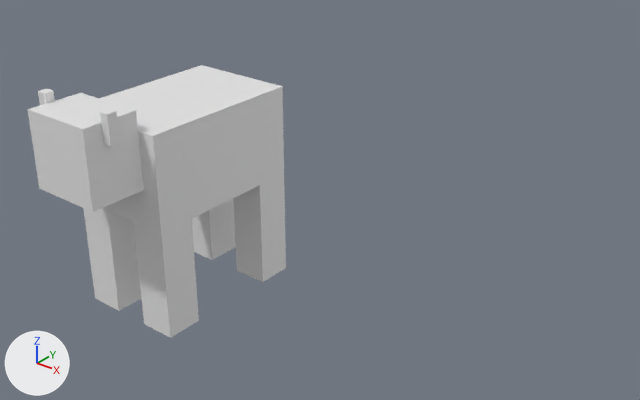
Before and after pictures for a commit that changed the Blender file Resources/Mesh/Cow.blend.
Both versions are drawn from a 50 mm lens placed at (1.646, -1.478, 1.014), pointed at (0.167, 0.37, -0.132). Arrows for +X, +Y and +Z are at lower left; the lights stay in place. Materials are left out; every surface is plain grey.

The older version as bpy lines, for what is in view:
```python
me_mesh_003 = bpy.data.meshes.new('Mesh.003')
me_mesh_003.from_pydata(...)  # a box spanning x -4.0..4.0, y -15.0..-9.0, z 4.0..12.0
me_mesh_003.materials.append(mat_texturematerial)
me_mesh_007 = bpy.data.meshes.new('Mesh.007')
me_mesh_007.from_pydata(...)  # a box spanning x 2.0..6.0, y -9.0..-5.0, z -12.0..0.0
me_mesh_007.materials.append(mat_texturematerial)
me_mesh_009 = bpy.data.meshes.new('Mesh.009')
me_mesh_009.from_pydata(...)  # a box spanning x 2.0..6.0, y 5.0..9.0, z -12.0..0.0
me_mesh_009.materials.append(mat_texturematerial)
ob_backrightleg = bpy.data.objects.new('BackRightLeg', me_mesh_009)
ob_backrightleg.parent = ob_cow_body
ob_backrightleg.matrix_parent_inverse = Matrix(((39.37, 0.0, 0.0, 0.0), (0.0, 39.37, 0.0, 0.0), (0.0, 0.0, 39.37, 0.0), (0.0, 0.0, 0.0, 1.0)))
ob_backrightleg.location = (0.0, 0.0, 0.0)
ob_backrightleg.scale = (0.0254, 0.0254, 0.0254)
ob_frontrightleg = bpy.data.objects.new('FrontRightLeg', me_mesh_007)
ob_frontrightleg.parent = ob_cow_body
ob_frontrightleg.matrix_parent_inverse = Matrix(((39.37, 0.0, 0.0, 0.0), (0.0, 39.37, 0.0, 0.0), (0.0, 0.0, 39.37, 0.0), (0.0, 0.0, 0.0, 1.0)))
ob_frontrightleg.location = (0.0, 0.0, 0.0)
ob_frontrightleg.scale = (0.0254, 0.0254, 0.0254)
ob_head = bpy.data.objects.new('Head', me_mesh_003)
ob_head.parent = ob_cow_body
ob_head.matrix_parent_inverse = Matrix(((39.37, 0.0, 0.0, 0.0), (0.0, 39.37, 0.0, 0.0), (0.0, 0.0, 39.37, 0.0), (0.0, 0.0, 0.0, 1.0)))
ob_head.location = (0.0, 0.0, 0.0)
ob_head.scale = (0.0254, 0.0254, 0.0254)
# also in view: 'BackLeftLeg' at (-0.102, 0.178, -0.152); 'Cow-Body' at (0.0, 0.0, 0.127); 'FrontLeftLeg' at (-0.102, -0.178, -0.152); 'RightEar' at (0.114, -0.318, 0.292)
```
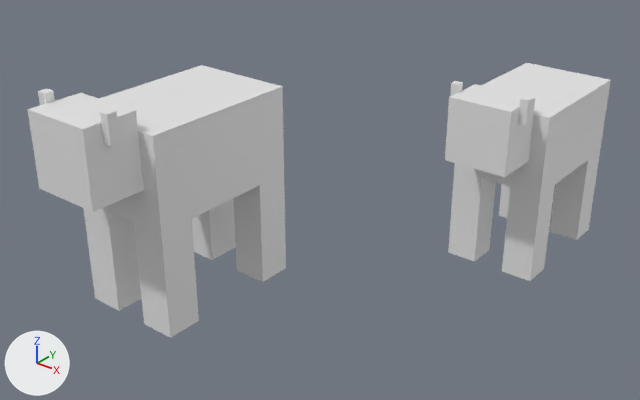
Patch to the scene script:
```diff
--- a/Resources/Mesh/Cow.blend.py
+++ b/Resources/Mesh/Cow.blend.py
@@ me_mesh_016 @@
+me_mesh_016.from_pydata(...)  # 24 vertices, 12 faces; spans x 4.0..5.0, y -13.0..-12.0, z 10.0..13.0
@@ me_mesh_014 @@
+me_mesh_014.from_pydata(...)  # 24 vertices, 12 faces; spans x -4.0..4.0, y -15.0..-9.0, z 4.0..12.0
@@ me_mesh_001 @@
+me_mesh_001.from_pydata(...)  # 24 vertices, 12 faces; spans x -6.0..6.0, y -9.0..9.0, z 0.0..10.0
@@ me_mesh_015 @@
+me_mesh_015.from_pydata(...)  # 24 vertices, 12 faces; spans x -5.0..-4.0, y -13.0..-12.0, z 10.0..13.0
@@ me_mesh_013 @@
+me_mesh_013.from_pydata(...)  # 24 vertices, 12 faces; spans x 2.0..6.0, y -9.0..-5.0, z -12.0..0.0
@@ me_mesh_012 @@
+me_mesh_012.from_pydata(...)  # 24 vertices, 12 faces; spans x -6.0..-2.0, y -9.0..-5.0, z -12.0..0.0
@@ me_mesh_011 @@
+me_mesh_011.from_pydata(...)  # 24 vertices, 12 faces; spans x 2.0..6.0, y 5.0..9.0, z -12.0..0.0
@@ me_mesh_010 @@
+me_mesh_010.from_pydata(...)  # 24 vertices, 12 faces; spans x -6.0..-2.0, y 5.0..9.0, z -12.0..0.0
@@ ob_rightear_001 @@
+ob_rightear_001 = bpy.data.objects.new('RightEar.001', me_mesh_016)
+ob_rightear_001.parent = ob_head_001
+ob_rightear_001.location = (0.0, 0.0, 0.0)
@@ ob_head_001 @@
+ob_head_001 = bpy.data.objects.new('Head.001', me_mesh_014)
+ob_head_001.parent = ob_cow_body_001
+ob_head_001.location = (0.0, 0.0, 0.0)
@@ ob_cow_body_001 @@
+ob_cow_body_001 = bpy.data.objects.new('Cow-Body.001', me_mesh_001)
+ob_cow_body_001.location = (0.485, 1.092, -0.162)
+ob_cow_body_001.scale = (0.0254, 0.0254, 0.0254)
@@ ob_leftear_001 @@
+ob_leftear_001 = bpy.data.objects.new('LeftEar.001', me_mesh_015)
+ob_leftear_001.parent = ob_head_001
+ob_leftear_001.location = (0.0, 0.0, 0.0)
@@ ob_frontrightleg_001 @@
+ob_frontrightleg_001 = bpy.data.objects.new('FrontRightLeg.001', me_mesh_013)
+ob_frontrightleg_001.parent = ob_cow_body_001
+ob_frontrightleg_001.location = (0.0, 0.0, 0.0)
@@ ob_frontleftleg_001 @@
+ob_frontleftleg_001 = bpy.data.objects.new('FrontLeftLeg.001', me_mesh_012)
+ob_frontleftleg_001.parent = ob_cow_body_001
+ob_frontleftleg_001.location = (0.0, 0.0, 0.0)
@@ ob_backrightleg_001 @@
+ob_backrightleg_001 = bpy.data.objects.new('BackRightLeg.001', me_mesh_011)
+ob_backrightleg_001.parent = ob_cow_body_001
+ob_backrightleg_001.location = (0.0, 0.0, 0.0)
@@ ob_backleftleg_001 @@
+ob_backleftleg_001 = bpy.data.objects.new('BackLeftLeg.001', me_mesh_010)
+ob_backleftleg_001.parent = ob_cow_body_001
+ob_backleftleg_001.location = (0.0, 0.0, 0.0)
```

Pixel boxes [x1, y1, x2, y2] of what changed, in the pictures (640 x 400 px):
'Cow-Body.001', added
    after: [454, 63, 611, 196]
'Head.001', added
    after: [445, 84, 535, 177]
'FrontRightLeg.001', added
    after: [502, 185, 555, 281]
'FrontLeftLeg.001', added
    after: [448, 171, 496, 262]
'BackRightLeg.001', added
    after: [550, 151, 600, 240]
'RightEar.001', added
    after: [518, 96, 532, 126]
'BackLeftLeg.001', added
    after: [499, 185, 510, 218]
'LeftEar.001', added
    after: [450, 81, 463, 96]
